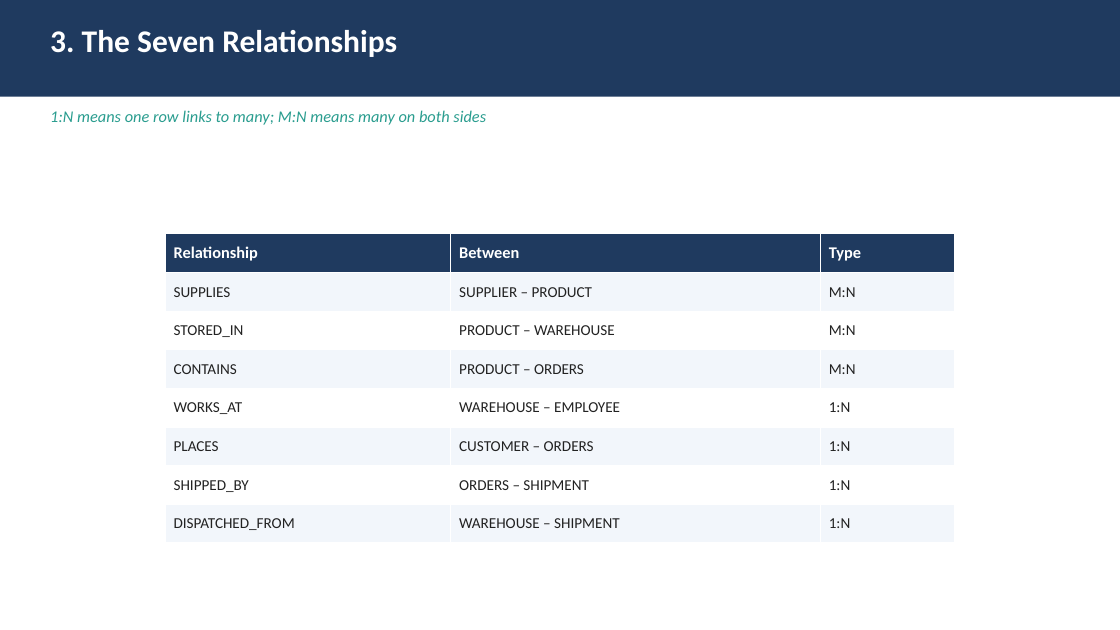
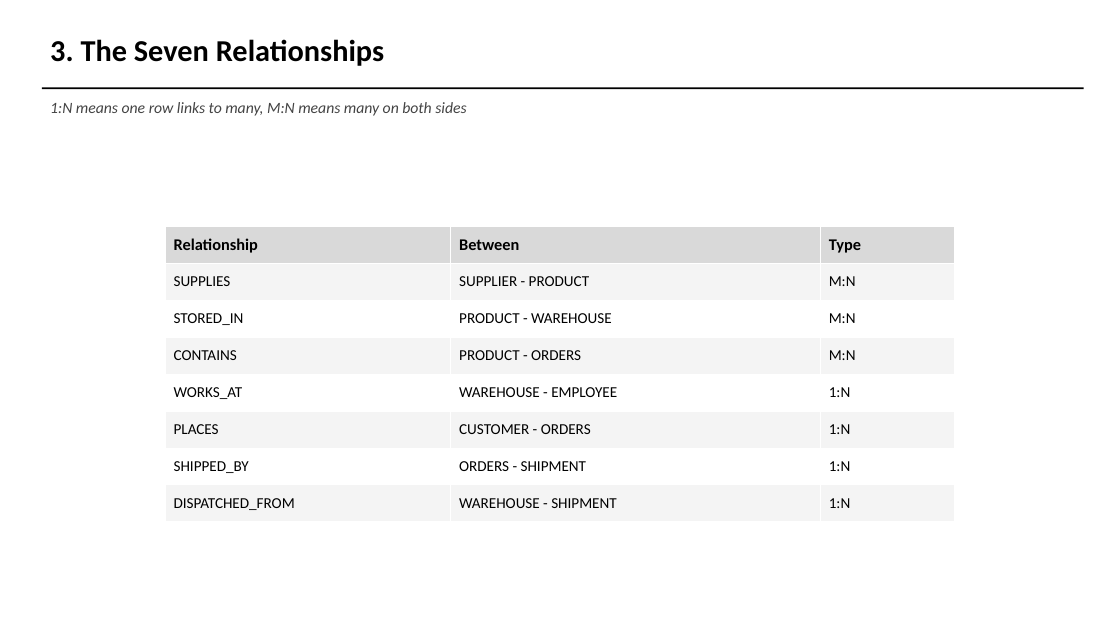
Before and after one commit to AviDhandhania/warehouse-supply-chain-dbms, a slide deck: slide 7 of presentation/DA1_Presentation.pptx. Drawn at 1120x630 pixels with LibreOffice and Linux fonts; fonts in the diff are those of the drawing. Boxes give left, top, right and bottom in pixels: in the first picture for what was removed or moved away, otherwise in the second. Text is boxed around its words. In the diff, an @@ line names an element or a change of style, - is before the commit and + after.

```diff
--- a/presentation/DA1_Presentation.pptx
+++ b/presentation/DA1_Presentation.pptx
@@ text "3. The Seven Relationships": place and size @@
-text "3. The Seven Relationships" at bbox=[50, 30, 397, 57]
+text "3. The Seven Relationships" at bbox=[50, 39, 384, 66]
@@ text "3. The Seven Relationships" at bbox=[50, 39, 384, 66]: size 27 to 26 pt, text colour #FFFFFF to #000000 @@
@@ rectangle: place and size @@
-rectangle at bbox=[0, 0, 1120, 97]
+rectangle at bbox=[42, 87, 1084, 89]
@@ rectangle at bbox=[42, 87, 1084, 89]: fill #1F3A5F to #000000 @@
@@ text at bbox=[50, 102, 466, 116]: text changed; size 14 to 13.5 pt; text colour #2A9D8F to #444444 @@
-1:N means one row links to many; M:N means many on both sides
+1:N means one row links to many, M:N means many on both sides
@@ table at bbox=[166, 226, 955, 522] @@
-row 2, column 2: SUPPLIER – PRODUCT
+row 2, column 2: SUPPLIER - PRODUCT
-row 3, column 2: PRODUCT – WAREHOUSE
+row 3, column 2: PRODUCT - WAREHOUSE
-row 4, column 2: PRODUCT – ORDERS
+row 4, column 2: PRODUCT - ORDERS
-row 5, column 2: WAREHOUSE – EMPLOYEE
+row 5, column 2: WAREHOUSE - EMPLOYEE
-row 6, column 2: CUSTOMER – ORDERS
+row 6, column 2: CUSTOMER - ORDERS
-row 7, column 2: ORDERS – SHIPMENT
+row 7, column 2: ORDERS - SHIPMENT
-row 8, column 2: WAREHOUSE – SHIPMENT
+row 8, column 2: WAREHOUSE - SHIPMENT
@@ fill #1F3A5F to #D9D9D9 in row 1 @@
@@ fill #F2F6FB to #F4F4F4 in 12 cells @@
@@ text colour #FFFFFF to #000000 in "Relationship", "Between", "Type" @@
@@ text colour #222222 to #000000 in "SUPPLIES", "M:N", "STORED_IN", "M:N" and 10 more places @@
@@ table: place and size @@
-table at bbox=[166, 234, 955, 543]
+table at bbox=[166, 226, 955, 522]
```
Also in this commit, not shown: 16 other slides changed, 16 slides added, 5 slides removed, 14 other files.
